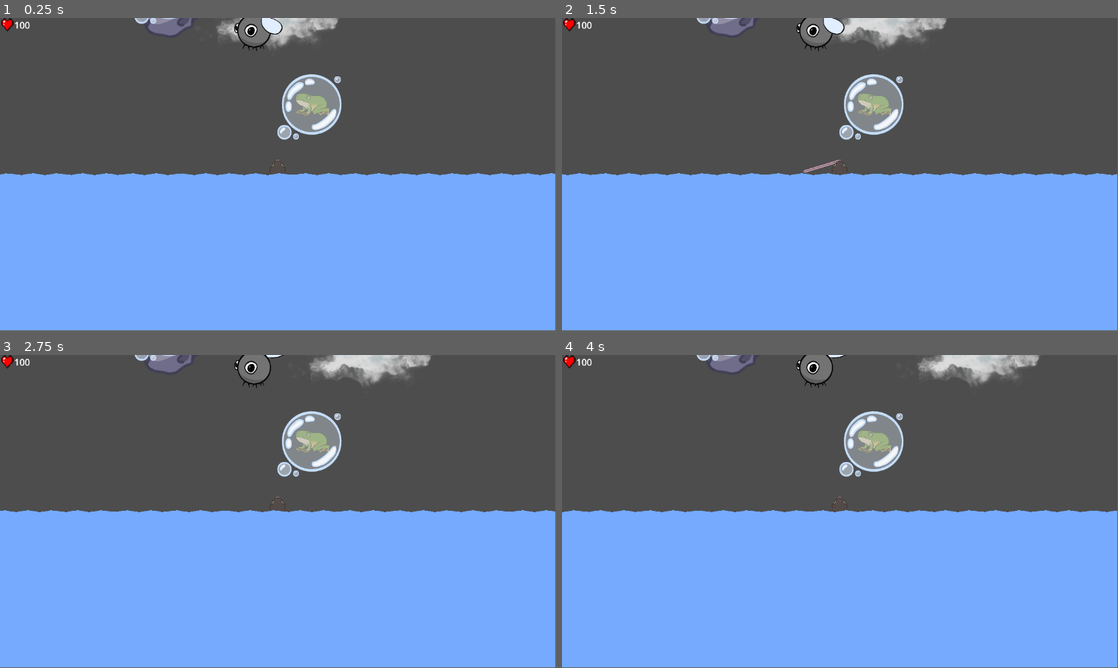
Above: before the commit, frames 1-4 (two rows, left to right).
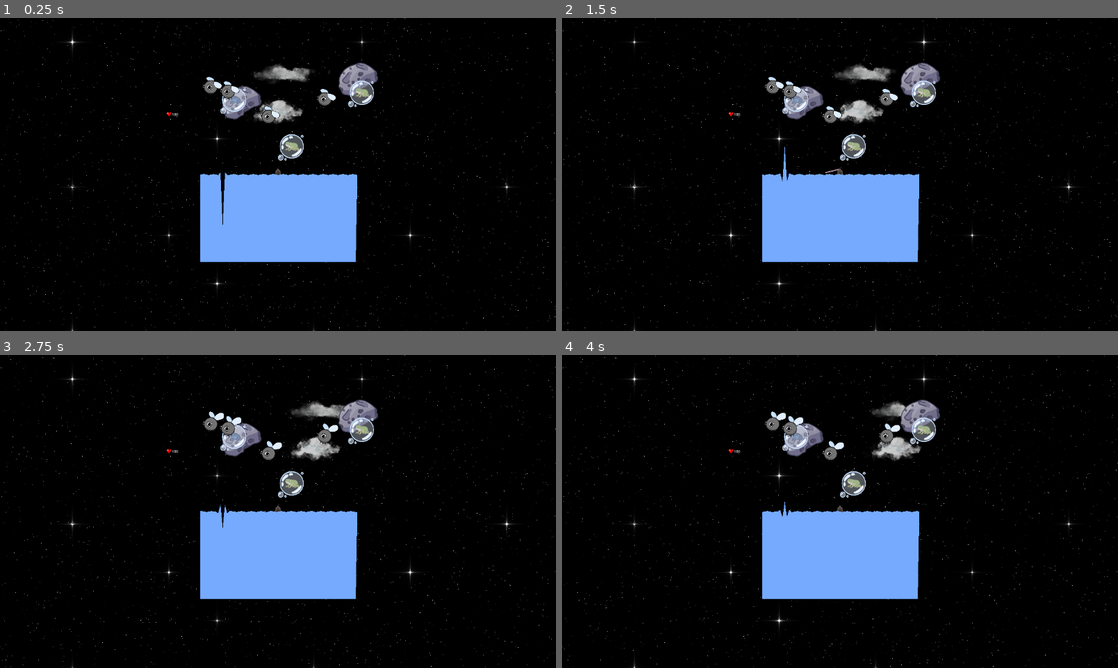
Above: after the commit, the same moments.

Repository: ygda-org/frog-jam
Game: Godot game, scene res://scenes/main.tscn
The game is run twice, just before and just after one commit, with the same random seed, the same clock (stepped at 60 frames per second) and the same inputs.
Inputs (mouse positions are in pixels of both pictures, inside the frame that each line leads up to):
- Up to frame 1 (0.25 s): no input
- Up to frame 2 (1.5 s): move the mouse to (962, 158) at 0.52 s; click (962, 158) at 0.67 s; move the mouse to (728, 190) at 1.27 s; click (728, 190) at 1.42 s
- Up to frame 3 (2.75 s): move the mouse to (333, 442) at 2.02 s; click (333, 442) at 2.17 s
- Up to frame 4 (4 s): move the mouse to (812, 574) at 2.77 s; click (812, 574) at 2.92 s; move the mouse to (1006, 558) at 3.52 s; click (1006, 558) at 3.67 s
In our replay, the window is 799x449 before the commit and 800x450 after it. These sizes can differ from the game's own. Grey fills any space a smaller window leaves; there, only what the larger window draws over its background counts as a difference.

The runs differ from the first frame. In frame 1, 91% of the frame differs, in the area x 0-100%, y 0-100%; in frame 2, 91%; in frame 3, 91%; in frame 4, 91%.

Commit message:
fixed water, added background

Diff:
--- a/project.godot
+++ b/project.godot
@@ -15,6 +15,10 @@
 config/features=PackedStringArray("4.4", "GL Compatibility")
 config/icon="res://icon.svg"
 
+[display]
+
+window/stretch/mode="viewport"
+
 [global_group]
 
 despawnable=""
--- a/scenes/main.tscn
+++ b/scenes/main.tscn
@@ -1,9 +1,10 @@
-[gd_scene load_steps=11 format=3 uid="uid://dqdho0tsm5oaw"]
+[gd_scene load_steps=14 format=3 uid="uid://dqdho0tsm5oaw"]
 
 [ext_resource type="PackedScene" uid="uid://c6uk1avdiasqd" path="res://scenes/player.tscn" id="1_0wfyh"]
 [ext_resource type="Script" uid="uid://dfnmfuy47683b" path="res://scripts/main.gd" id="1_o6xl0"]
 [ext_resource type="Script" uid="uid://dr2tdfuug7fjk" path="res://scripts/camera.gd" id="2_0wfyh"]
 [ext_resource type="PackedScene" uid="uid://c7qyjf71va1hr" path="res://scenes/frog_bubble.tscn" id="4_jyhfs"]
+[ext_resource type="Shader" uid="uid://b22bvp1175fek" path="res://scripts/space.gdshader" id="5_choun"]
 [ext_resource type="Resource" uid="uid://bwfgmons2un3v" path="res://assets/resources/frog_resources/slowfall_frog.tres" id="5_tbgi4"]
 [ext_resource type="PackedScene" uid="uid://btd1ic7rl6olk" path="res://scenes/stomach.tscn" id="7_o6xl0"]
 [ext_resource type="PackedScene" uid="uid://cs2v2aikg2lsg" path="res://ui/hud.tscn" id="7_tipki"]
@@ -12,6 +13,12 @@
 
 [sub_resource type="ViewportTexture" id="ViewportTexture_o6xl0"]
 viewport_path = NodePath("subview")
+
+[sub_resource type="ShaderMaterial" id="ShaderMaterial_ya4ey"]
+
+[sub_resource type="ShaderMaterial" id="ShaderMaterial_eb6dy"]
+shader = ExtResource("5_choun")
+shader_parameter/bg_color = Vector4(0, 0, 0, 0)
 
 [node name="Main" type="Node2D"]
 script = ExtResource("1_o6xl0")
@@ -24,7 +31,7 @@
 texture = SubResource("ViewportTexture_o6xl0")
 
 [node name="Camera2D" type="Camera2D" parent="." node_paths=PackedStringArray("player")]
-zoom = Vector2(0.385, 0.385)
+zoom = Vector2(0.155, 0.155)
 script = ExtResource("2_0wfyh")
 player = NodePath("../Player")
 
@@ -34,11 +41,23 @@
 offset_right = -1500.0
 offset_bottom = -850.0
 
-[node name="ParallaxBackground" type="ParallaxBackground" parent="."]
+[node name="ColorRect" type="ColorRect" parent="Camera2D"]
+z_index = -2
+material = SubResource("ShaderMaterial_ya4ey")
+offset_left = -9980.0
+offset_top = -6312.0
+offset_right = 10656.0
+offset_bottom = 7094.0
+color = Color(0.556671, 0.744031, 1, 1)
 
-[node name="ParallaxLayer" type="ParallaxLayer" parent="ParallaxBackground"]
-
-[node name="Sprite2D" type="Sprite2D" parent="ParallaxBackground/ParallaxLayer"]
+[node name="ColorRect2" type="ColorRect" parent="Camera2D"]
+z_index = -2
+material = SubResource("ShaderMaterial_eb6dy")
+offset_left = -9980.0
+offset_top = -6312.0
+offset_right = 10656.0
+offset_bottom = 7094.0
+color = Color(0, 0, 0, 0)
 
 [node name="FrogBubble" parent="." instance=ExtResource("4_jyhfs")]
 position = Vector2(183, -380)
--- /dev/null
+++ b/scenes/water_body.tscn
@@ -0,0 +1,23 @@
+[gd_scene load_steps=5 format=3 uid="uid://wtytpddo0wx5"]
+
+[ext_resource type="Script" uid="uid://bjxrp3ee2vqhf" path="res://scripts/water_body.gd" id="1_i3kw6"]
+[ext_resource type="Shader" uid="uid://d3xy3n5kt7wjr" path="res://scripts/water_shader.gdshader" id="2_i3kw6"]
+
+[sub_resource type="ShaderMaterial" id="ShaderMaterial_ugtve"]
+shader = ExtResource("2_i3kw6")
+shader_parameter/tint = Color(0, 0.583059, 0.513577, 1)
+
+[sub_resource type="Curve2D" id="Curve2D_4l06b"]
+
+[node name="Water_Body" type="Node2D"]
+script = ExtResource("1_i3kw6")
+
+[node name="Camera2D" type="Camera2D" parent="."]
+visible = false
+
+[node name="Water Polygon" type="Polygon2D" parent="."]
+material = SubResource("ShaderMaterial_ugtve")
+color = Color(1.92523e-07, 0.404875, 0.408589, 1)
+
+[node name="Water Border" type="Path2D" parent="."]
+curve = SubResource("Curve2D_4l06b")
--- /dev/null
+++ b/scenes/water_spring.tscn
@@ -0,0 +1,25 @@
+[gd_scene load_steps=4 format=3 uid="uid://dlqfvg54cr0ix"]
+
+[ext_resource type="Script" uid="uid://dp8nusk3a14fp" path="res://scripts/water_spring.gd" id="1_hvoo8"]
+[ext_resource type="Texture2D" path="res://assets/images/joint.png" id="1_lpwlr"]
+
+[sub_resource type="RectangleShape2D" id="RectangleShape2D_hvoo8"]
+
+[node name="Water Spring" type="Node2D"]
+script = ExtResource("1_hvoo8")
+
+[node name="Sprite2D" type="Sprite2D" parent="."]
+visible = false
+texture = ExtResource("1_lpwlr")
+
+[node name="Area2D" type="Area2D" parent="."]
+collision_layer = 0
+collision_mask = 2
+
+[node name="CollisionShape2D" type="CollisionShape2D" parent="Area2D"]
+shape = SubResource("RectangleShape2D_hvoo8")
+
+[node name="Timer" type="Timer" parent="."]
+one_shot = true
+
+[connection signal="body_entered" from="Area2D" to="." method="_on_area_2d_body_entered"]
--- a/scripts/main.gd
+++ b/scripts/main.gd
@@ -9,6 +9,7 @@
 @export var spawn_height_margin: int = spawn_interval / 2
 
 @onready var camera: Camera2D = $Camera2D
+@onready var background: ColorRect = $Camera2D/ColorRect2
 
 var FROG_BUBBLE_SCENE: PackedScene = preload("res://scenes/frog_bubble.tscn")
 
@@ -40,6 +41,8 @@
 	for i in get_tree().get_nodes_in_group("despawnable"):
 		if i.global_position.y > camera.global_position.y + get_viewport_rect().size.y * 0.5:
 			i.queue_free()
+
+	background.color.a = -camera.position.y / 10000
 
 func spawn_up_to(target: float) -> void:
 	#spawn layers between spawn_interval from highest_spawn down to target
--- a/scripts/player.gd
+++ b/scripts/player.gd
@@ -5,7 +5,7 @@
 const MAX_GRAVITY: int = 60
 var GRAVITY: int = 60
 var MAX_SPEED: int = 2000
-var FRICTION_AIR: float = 0.95
+var FRICTION_AIR: float = 0.975
 var CHAIN_PULL: int = 105
 
 @export var powerup_time_length: int = 10
--- /dev/null
+++ b/scripts/space.gdshader
@@ -0,0 +1,30 @@
+shader_type canvas_item;
+
+uniform vec4 bg_color;
+
+float rand(vec2 st) {
+    return fract(sin(dot(st.xy, vec2(12.9898,78.233))) * 43758.5453123);
+}
+
+void fragment() {
+	float size = 100.0;
+	float prob = 0.9;
+	vec2 pos = floor(1.0 / size * FRAGCOORD.xy);
+	float color = 0.0;
+	float starValue = rand(pos);
+
+	if (starValue > prob)
+	{
+		vec2 center = size * pos + vec2(size, size) * 0.5;
+		float t = 0.9 + 0.2 * sin(TIME * 8.0 + (starValue - prob) / (1.0 - prob) * 45.0);
+		color = 1.0 - distance(FRAGCOORD.xy, center) / (0.5 * size);
+		color = color * t / (abs(FRAGCOORD.y - center.y)) * t / (abs(FRAGCOORD.x - center.x));
+	}
+	//if (rand((SCREEN_UV.xy + TIME / 100000000.0) / 20.0) > 0.996)
+	if (rand(SCREEN_UV.xy / 20.0) > 0.996)
+	{
+		float r = rand(SCREEN_UV.xy);
+		color = r * (0.85 * sin(TIME * (r * 5.0) + 720.0 * r) + 0.95);
+	}
+	COLOR = vec4(vec3(color),1.0) + bg_color;
+}
--- a/scripts/tongue.gd
+++ b/scripts/tongue.gd
@@ -6,7 +6,7 @@
 
 @onready var frog: CharacterBody2D = get_parent()
 
-@export var max_tongue_length: int = 10000
+@export var max_tongue_length: int = 7500
 
 var direction: Vector2 = Vector2.ZERO
 var tip_position: Vector2 = Vector2.ZERO
--- a/scripts/water_body.gd
+++ b/scripts/water_body.gd
@@ -5,7 +5,7 @@
 
 const SPRING_STIFFNESS : float = 0.015
 const DAMPENING : float = 0.03
-@export var SPRING_GAP_DIST : float = 100
+@export var SPRING_GAP_DIST : float = 10
 var VIEWPORT_SIZE
 
 @export var starting_y : float = 300
@@ -28,6 +28,8 @@
 		add_child(instance)
 		springs.append(instance)
 
+	apply_force(10, 100)
+
 # Called every frame. 'delta' is the elapsed time since the previous frame.
 func _process(delta: float) -> void:
 	update_all_water(3)
@@ -40,9 +42,9 @@
 	for i in range(0, len(springs)):
 		for j in range(passes):
 			if i > 0:
-				springs[i].velocity += springs[i - 1].velocity * 0.002
+				springs[i].velocity += (springs[i].velocity - springs[i - 1].velocity) * 0.002
 			if i < len(springs) - 1:
-				springs[i].velocity += springs[i + 1].velocity * 0.002
+				springs[i].velocity += (springs[i].velocity - springs[i + 1].velocity) * 0.002
 		springs[i].water_update(SPRING_STIFFNESS, DAMPENING)
 		springs[i].sine_sprite_offset((Time.get_unix_time_from_system() - start_time) * 2)
 
--- /dev/null
+++ b/scripts/water_shader.gdshader
@@ -0,0 +1,14 @@
+shader_type canvas_item;
+
+uniform vec4 tint: source_color = vec4(1.0);
+uniform sampler2D screen_texture: hint_screen_texture;
+
+void fragment() {
+	vec4 color = texture(screen_texture, SCREEN_UV);
+
+	color = mix(color, tint, 0.4);
+	color = mix(vec4(0.5), color, 1.4);
+
+	COLOR = color;
+
+}
Not shown, added: scripts/space.gdshader.uid
Not shown, added: scripts/water_shader.gdshader.uid
